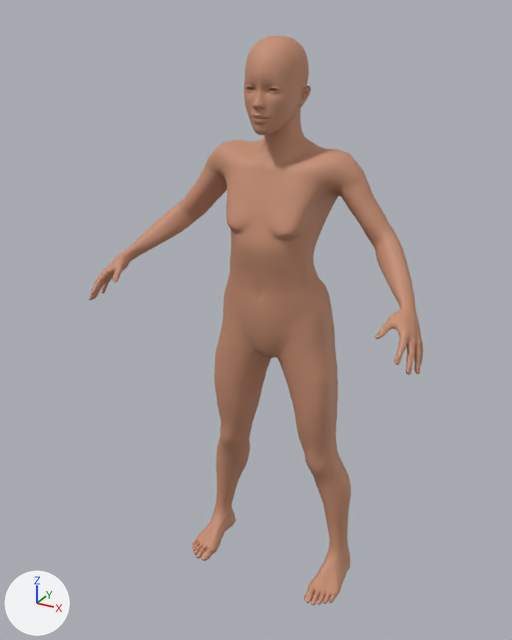
One commit to the glTF model app/features/visualizers/dancing-character/assets/MakeHumanDancer.glb: the scene before it, then after it.
Rendered twice from a 50 mm camera at (0.873, -1.754, 0.911) aimed at (-0.041, -0.092, 0.08). The axes (+X, +Y, +Z) are drawn at lower left. The lights are the same throughout. The picture after the commit comes second.

Names of what the first picture shows: 'Body'.
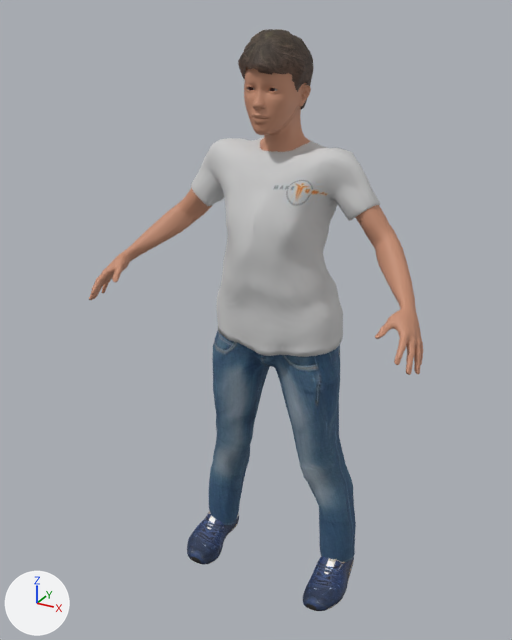
Commit message: feat(dancing-character): dress the dancer in CC0 MakeHuman clothes

Location of each change, [x1, y1, x2, y2] in pixels of the pictures (512 x 640 px):
'Outfit', added: after [191, 138, 380, 562]
'Shoes', added (blue): after [187, 511, 354, 611]
'Hair', added (brown): after [238, 29, 314, 109]
part 1 of me_body, built on (brown): before [191, 140, 370, 605]

The edits, one by one:
Picture 'Hair' (img_hair) is new.
Picture 'Shoes' (img_shoes) is new.
Picture 'Outfit' (img_outfit) is new.
Material 'Hair' (mat_hair) is new.
Uses the picture img_hair.
Material 'Shoes' (mat_shoes) is new.
Its texture is img_shoes.
Its roughness is 0.6.
Material 'Outfit' (mat_outfit) is new.
Its texture is img_outfit.
Its roughness is 0.85.
me_body is used by ob_body; location (0.0, 0.0, 0.0).
me_body had 13380 vertices, 26756 faces and spanned x -0.5..0.5, y -0.32..0.1, z -0.82..0.85.
me_body now has 8510 vertices, 16932 faces and spans x -0.5..0.5, y -0.32..0.05, z 0.12..0.85.
me_body part 1: 2 vertices moved within x -0.17..0.17, y 0.02, z 0.45; 4870 vertices removed from x -0.27..0.27, y -0.19..0.1, z -0.82..0.57.
Mesh me_hair is new.
It has 1755 vertices, 3344 faces and spans x -0.096..0.089, y -0.168..0.043, z 0.659..0.863.
It uses material mat_hair.
Mesh me_shoes is new.
It has 1594 vertices, 3064 faces and spans x -0.289..0.289, y -0.202..0.054, z -0.836..-0.589.
It uses material mat_shoes (picture img_shoes).
Mesh me_outfit is new.
It has 3708 vertices, 7168 faces and spans x -0.291..0.28, y -0.189..0.116, z -0.748..0.586.
It uses material mat_outfit (picture img_outfit).
Object 'Hair' (ob_hair) is new; it shows me_hair.
Its location is (0.0, 0.0, 0.0).
Object 'Shoes' (ob_shoes) is new; it shows me_shoes.
Its location is (0.0, 0.0, 0.0).
Object 'Outfit' (ob_outfit) is new; it shows me_outfit.
Its location is (0.0, 0.0, 0.0).
